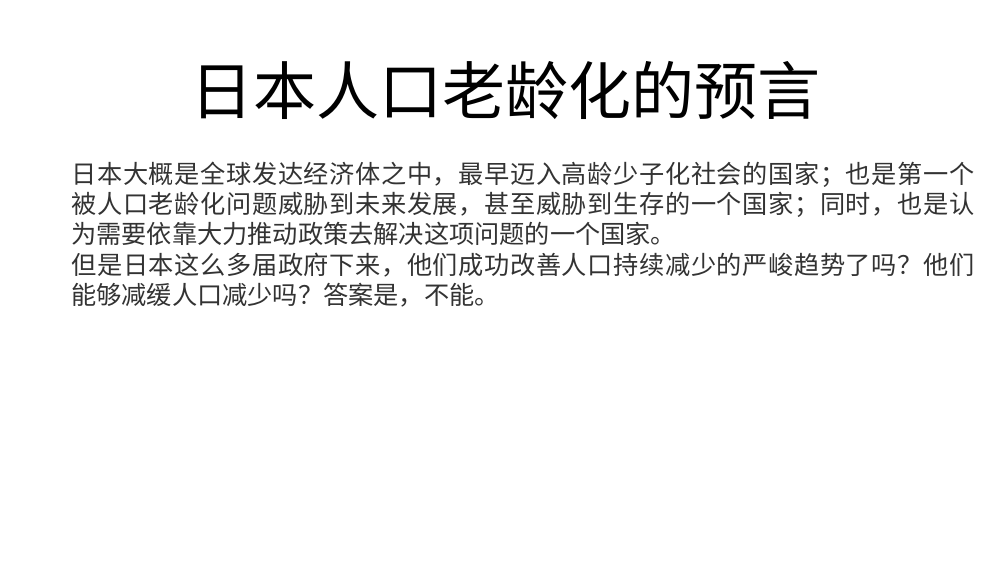
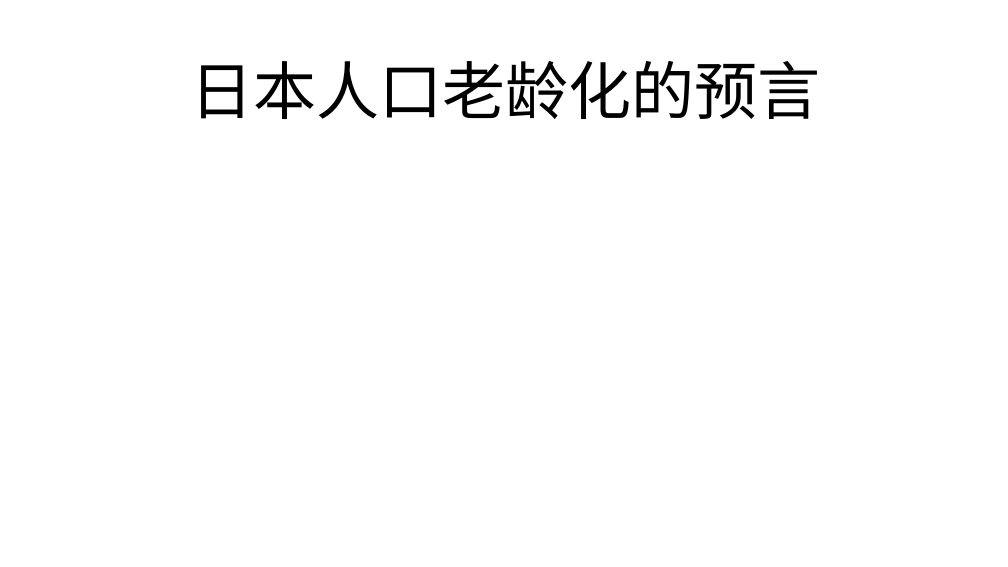
Before and after one commit to FredJiangFei/freetalk, a slide deck: slide 8 of 生娃是国家大事/sw - Copy.pptx. Drawn at 1008x567 pixels with LibreOffice and Linux fonts; fonts in the diff are those of the drawing. Boxes give left, top, right and bottom in pixels: in the first picture for what was removed or moved away, otherwise in the second. Text is boxed around its words. In the diff, an @@ line names an element or a change of style, - is before the commit and + after.

```diff
--- a/生娃是国家大事/sw - Copy.pptx
+++ b/生娃是国家大事/sw - Copy.pptx
@@ text removed at box(71, 161, 974, 307) @@
-日本大概是全球发达经济体之中，最早迈入高龄少子化社会的国家；也是第一个被人口老龄化问题威胁到未来发展，甚至威胁到生存的一个国家；同时，也是认为需要依靠大力推动政策去解决这项问题的一个国家。
-但是日本这么多届政府下来，他们成功改善人口持续减少的严峻趋势了吗？他们能够减缓人口减少吗？答案是，不能。
```
Also in this commit, not shown: 4 other slides changed, 1 slide added, 2 slides removed, 2 other files.
